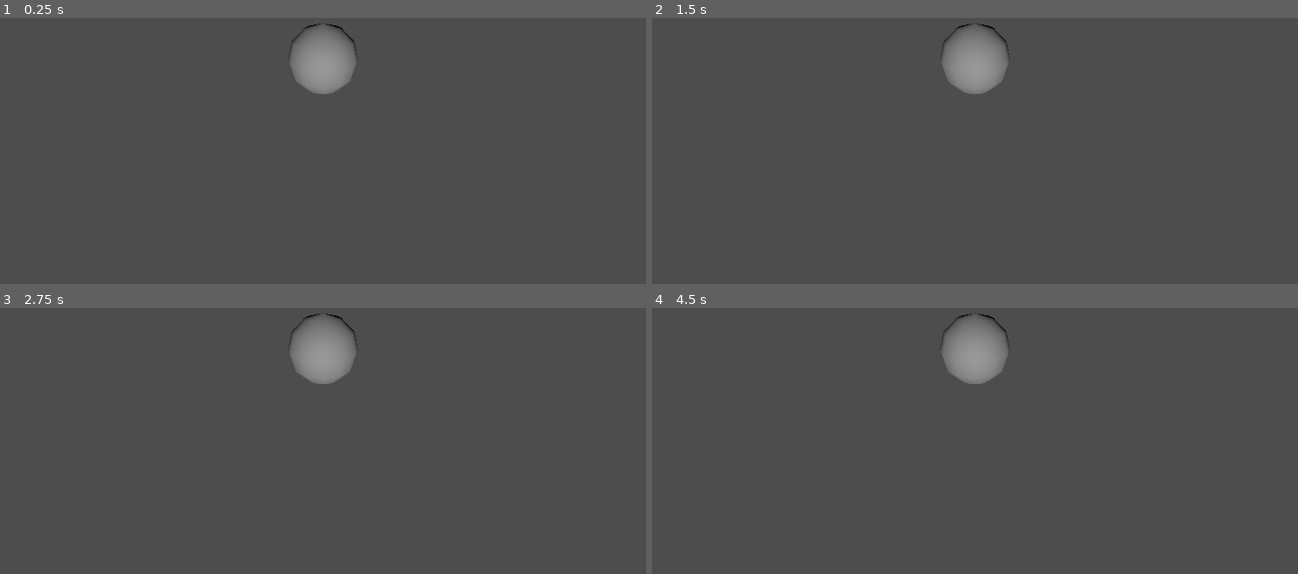
Above: before the commit, frames 1-4 (two rows, left to right).
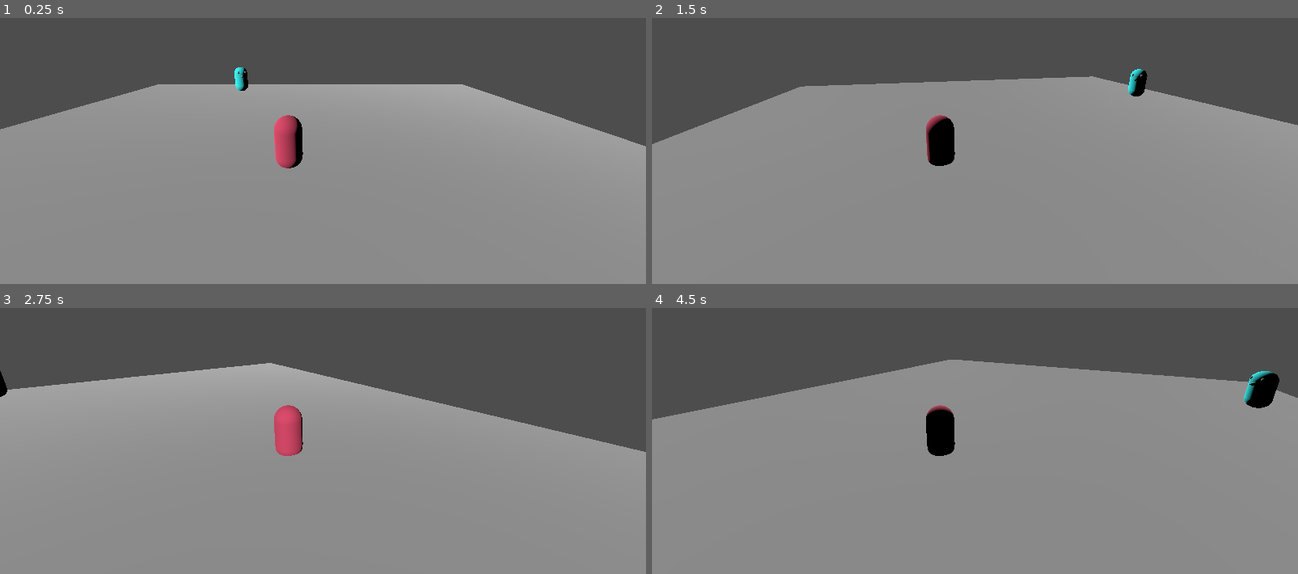
Above: after the commit, the same moments.

Repository: liana-p/narrat-engine
Game: Godot game, scene res://main.tscn
The game is run twice, just before and just after one commit, with the same random seed, the same clock (stepped at 60 frames per second) and the same inputs.
Inputs (mouse positions are in pixels of both pictures, inside the frame that each line leads up to):
- Up to frame 1 (0.25 s): no input
- Up to frame 2 (1.5 s): move the mouse to (1117, 84) at 0.52 s; hold D (right, bound only after the commit) 0.53-1.28 s; move the mouse to (845, 121) at 1.27 s; hold S (back, bound only after the commit) from 1.28 s (still down)
- Up to frame 3 (2.75 s): move the mouse to (387, 313) at 2.02 s; release S (back, bound only after the commit) at 2.03 s; hold D (right, bound only after the commit) from 2.03 s (still down)
- Up to frame 4 (4.5 s): move the mouse to (942, 464) at 2.77 s; release D (right, bound only after the commit) at 2.78 s; hold W (forward, bound only after the commit) 2.78-3.53 s; move the mouse to (1168, 446) at 3.52 s; hold A (left, bound only after the commit) from 3.53 s (still down); move the mouse to (781, 337) at 4.27 s

The runs differ from the first frame. In frame 1, 71% of the frame differs, in the area x 0-100%, y 1-100%; in frame 2, 72%; in frame 3, 69%; in frame 4, 74%.

Commit message:
feat: the plugin is mostly working!

Diff:
--- /dev/null
+++ b/packages/narrat/examples/games/godot/godot-game/Character.gd
@@ -0,0 +1,104 @@
+extends CharacterBody3D
+const NarratBridge = preload("res://Narrat/NarratBridge.gd")
+@export var root: Node3D
+@export var cubePrefab: Resource
+@export var spherePrefab: Resource
+@export var narrat_plugin: Node
+
+var bridge: NarratBridge
+
+var gravity = ProjectSettings.get_setting("physics/3d/default_gravity")
+var speed = 4.0  # movement speed
+var jump_speed = 6.0  # determines jump height
+var mouse_sensitivity = 0.006  # turning speed
+
+
+func _ready():
+	bridge = narrat_plugin.get_node("NarratBridge");
+
+func get_input():
+	var input = Input.get_vector("left", "right", "forward", "back")
+	var movement_dir = transform.basis * Vector3(input.x, 0, input.y)
+	velocity.x = movement_dir.x * speed
+	velocity.z = movement_dir.z * speed
+
+func _physics_process(delta):
+	velocity.y += -gravity * delta
+	get_input()
+	move_and_slide()
+
+func _unhandled_input(event):
+	if event is InputEventMouseMotion:
+		rotate_y(-event.relative.x * mouse_sensitivity)
+
+
+func _on_area_3d_area_shape_entered(area_rid, area, area_shape_index, local_shape_index):
+	print("Area entered?")
+	pass # Replace with function body.
+
+
+func _on_area_3d_body_entered(body):
+	if (body == self):
+		print("Hello")
+		if (bridge.godot):
+			print("We have a bridge")
+			bridge.godot.run('talk_character')
+			get_tree().paused = true
+
+
+func _on_godot_plugin_narrat_message(message):
+	print("Message from narrat!")
+	if (message.type == "run_end"):
+		get_tree().paused = false
+		print("A label ended")
+		var label = message.payload.label
+		var result = message.payload.result
+		print("Label " + label + " Result " + result)
+		if (label == 'talk_character'):
+			if (result == 'a'):
+				spawn_sphere()
+			elif (result == 'b'):
+				spawn_cube()
+			after_message()
+		if (label == 'after_talk'):
+			if (result == 'c'):
+				big_spawn()
+				after_big_spawn()
+		if (label == 'last_thing'):
+			if (result == 'e'):
+				mega_spawn()
+
+func after_message():
+	await get_tree().create_timer(3.0).timeout
+	bridge.godot.run('after_talk')
+
+func after_big_spawn():
+	await get_tree().create_timer(3.0).timeout
+	bridge.godot.run('last_thing')
+
+func spawn_sphere():
+	var sphere: Node3D = spherePrefab.instantiate()
+	sphere.translate(Vector3(0, 10, 0));
+	root.add_child.call_deferred(sphere)
+
+func spawn_cube():
+	for n in range(0, 50):
+		var cube: Node3D = cubePrefab.instantiate()
+		var x = randf() * 20 - 10
+		var z = randf() * 20 - 10
+		var y = randf() * 5 + 5
+		cube.translate(Vector3(x, y, z));
+		cube.rotate(Vector3(randf() * 300, randf() * 300, randf() * 300), randf() * 300);
+		root.add_child.call_deferred(cube);
+
+func big_spawn():
+	for n in range(0, 10):
+		var choice = randi() % 2;
+		if (choice == 0):
+			spawn_cube()
+		else:
+			spawn_sphere()
+
+func mega_spawn():
+	for n in range(0, 10):
+		big_spawn()
--- /dev/null
+++ b/packages/narrat/examples/games/godot/godot-game/Narrat/GodotPlugin.gd
@@ -0,0 +1,41 @@
+extends Node
+const NarratBridge = preload("res://Narrat/NarratBridge.gd")
+
+signal narrat_message(message: NarratMessage)
+signal narrat_ready()
+
+@export var bridgeNode: Node
+
+var bridge: NarratBridge
+# Called when the node enters the scene tree for the first time.
+func _ready():
+	bridge = bridgeNode
+	pass # Replace with function body.
+
+
+# Called every frame. 'delta' is the elapsed time since the previous frame.
+func _process(delta):
+	pass
+
+func process_narrat_message(rawMessage: String):
+	var json = JSON.new()
+	var error = json.parse(rawMessage);
+	if error == OK:
+		var message: NarratMessage = json.data
+		narrat_message.emit(message)
+	else:
+		print("JSON Parse Error in Narrat message: ", json.get_error_message(), " in ", rawMessage, " at line ", json.get_error_line())
+
+
+func _on_narrat_bridge_bridge_ready():
+	narrat_ready.emit()
+	pass # Replace with function body.
+
+
+func _on_narrat_bridge_narrat_message(message):
+	if (message.type == 'pause'):
+		get_tree().paused = true
+	if (message.type == 'resume'):
+		get_tree().paused = false
+	narrat_message.emit(message)
+	pass # Replace with function body.
--- /dev/null
+++ b/packages/narrat/examples/games/godot/godot-game/Narrat/Narrat.gd
@@ -0,0 +1,26 @@
+class_name Narrat
+
+
+func call_narrat(function: String, args: Array[String]):
+	return call_js('window.narrat.', function, args)
+
+func call_godot_narrat(function: String, args: Array[String]):
+	return call_js('window.godot.', function, args)
+
+func call_js(base_path: String, function: String, args: Array[String]):
+	var eval_string = base_path
+	eval_string += function
+	var args_string = args.reduce(args_reducer);
+	eval_string += args_string + ")";
+	print("Eval string" + eval_string);
+	if OS.has_feature('web'):
+		# var result = JavascriptBridge.eval(eval_string);
+		return true;
+	else:
+		return false;
+
+func args_reducer(accum: String, current: String):
+	return accum + ", " + current;
+
+func run_label(label: String, args: Array[String]):
+	return call_narrat('run', args)
--- /dev/null
+++ b/packages/narrat/examples/games/godot/godot-game/Narrat/NarratBridge.gd
@@ -0,0 +1,36 @@
+extends Node
+
+var narrat: Object
+var godot: Object
+var window: Object
+
+signal narrat_message(message: NarratMessage)
+signal bridge_ready()
+
+var _narrat_callback_ref = JavaScriptBridge.create_callback(_narrat_callback)
+var _narrat_ready_ref = JavaScriptBridge.create_callback(_narrat_ready)
+
+func _ready():
+	print("Trying to find window")
+	window = JavaScriptBridge.get_interface("window")
+	if (window):
+		print("window found, setting up callbacks")
+		window.narratReadyCallback = _narrat_ready_ref
+		window.godotReadyCallback();
+
+func _narrat_ready(args: Array):
+	print("narrat ready")
+	get_bridge()
+	bridge_ready.emit()
+	print("bridge ready")
+
+func _narrat_callback(args: Array):
+	print("narrat message received")
+	var message = args[0]
+	narrat_message.emit(message);
+
+func get_bridge():
+	narrat = JavaScriptBridge.get_interface("narrat");
+	godot = JavaScriptBridge.get_interface("godot");
+	print("setting up narrat godot callback")
+	window.godotCallback = _narrat_callback_ref
--- /dev/null
+++ b/packages/narrat/examples/games/godot/godot-game/Narrat/NarratMessage.gd
@@ -0,0 +1,4 @@
+class_name NarratMessage
+
+var type: String
+var payload: Object
--- /dev/null
+++ b/packages/narrat/examples/games/godot/godot-game/Narrat/narrat_bridge.tscn
@@ -0,0 +1,6 @@
+[gd_scene load_steps=2 format=3 uid="uid://c36fqkl50juhp"]
+
+[ext_resource type="Script" path="res://Narrat/NarratBridge.gd" id="1_383im"]
+
+[node name="NarratBridge" type="Node"]
+script = ExtResource("1_383im")
--- /dev/null
+++ b/packages/narrat/examples/games/godot/godot-game/game/BigSphere.tscn
@@ -0,0 +1,17 @@
+[gd_scene load_steps=3 format=3 uid="uid://c0n3ea08rcv5x"]
+
+[sub_resource type="SphereMesh" id="SphereMesh_pi67p"]
+radius = 10.0
+height = 20.0
+
+[sub_resource type="SphereShape3D" id="SphereShape3D_iv4rk"]
+radius = 10.0
+
+[node name="Big Sphere" type="RigidBody3D"]
+transform = Transform3D(1, 0, 0, 0, 1, 0, 0, 0, 1, 0, 15.295, 0)
+
+[node name="MeshInstance3D" type="MeshInstance3D" parent="."]
+mesh = SubResource("SphereMesh_pi67p")
+
+[node name="CollisionShape3D" type="CollisionShape3D" parent="."]
+shape = SubResource("SphereShape3D_iv4rk")
--- /dev/null
+++ b/packages/narrat/examples/games/godot/godot-game/game/Cube.tscn
@@ -0,0 +1,14 @@
+[gd_scene load_steps=3 format=3 uid="uid://b8sw31usja3e2"]
+
+[sub_resource type="BoxMesh" id="BoxMesh_005gr"]
+
+[sub_resource type="BoxShape3D" id="BoxShape3D_eeswa"]
+
+[node name="Cube" type="RigidBody3D"]
+transform = Transform3D(1, 0, 0, 0, 1, 0, 0, 0, 1, 0, 12.0436, 0)
+
+[node name="MeshInstance3D" type="MeshInstance3D" parent="."]
+mesh = SubResource("BoxMesh_005gr")
+
+[node name="CollisionShape3D" type="CollisionShape3D" parent="."]
+shape = SubResource("BoxShape3D_eeswa")
--- /dev/null
+++ b/packages/narrat/examples/games/godot/godot-game/game/character.tscn
@@ -0,0 +1,22 @@
+[gd_scene load_steps=4 format=3 uid="uid://3gn0i2w75ryu"]
+
+[ext_resource type="Script" path="res://Character.gd" id="1_7pj3y"]
+[ext_resource type="PackedScene" uid="uid://bmc1si851opsk" path="res://game/character_model.tscn" id="2_t2bwe"]
+
+[sub_resource type="CapsuleShape3D" id="CapsuleShape3D_bqb2p"]
+
+[node name="Character" type="CharacterBody3D"]
+transform = Transform3D(1, 0, 0, 0, 1, 0, 0, 0, 1, 0, 1.14374, 0)
+script = ExtResource("1_7pj3y")
+
+[node name="Character Collision" type="CollisionShape3D" parent="."]
+shape = SubResource("CapsuleShape3D_bqb2p")
+
+[node name="SpringArm3D" type="SpringArm3D" parent="."]
+transform = Transform3D(1, 0, 0, 0, 0.964036, 0.265775, 0, -0.265775, 0.964036, 1.24124, 1, -1.78703)
+spring_length = 10.0
+
+[node name="Camera3D" type="Camera3D" parent="SpringArm3D"]
+
+[node name="Character Model" parent="." instance=ExtResource("2_t2bwe")]
+transform = Transform3D(1, 0.000386093, -0.00019567, -0.000385985, 1, 0.000479279, 0.000195882, -0.000479193, 1, 0, 0, 0)
--- /dev/null
+++ b/packages/narrat/examples/games/godot/godot-game/game/character_model.tscn
@@ -0,0 +1,37 @@
+[gd_scene load_steps=5 format=3 uid="uid://bmc1si851opsk"]
+
+[sub_resource type="StandardMaterial3D" id="StandardMaterial3D_qsm2o"]
+albedo_color = Color(0.854902, 0.27451, 0.403922, 1)
+
+[sub_resource type="CapsuleMesh" id="CapsuleMesh_s5tcr"]
+material = SubResource("StandardMaterial3D_qsm2o")
+
+[sub_resource type="CylinderMesh" id="CylinderMesh_3y0vl"]
+top_radius = 0.2
+bottom_radius = 0.001
+height = 0.5
+
+[sub_resource type="SphereMesh" id="SphereMesh_c3lhn"]
+radius = 0.1
+height = 0.2
+
+[node name="Character Model" type="Node3D"]
+
+[node name="Capsule" type="MeshInstance3D" parent="."]
+mesh = SubResource("CapsuleMesh_s5tcr")
+skeleton = NodePath("../..")
+
+[node name="Nose" type="MeshInstance3D" parent="."]
+transform = Transform3D(-0.999384, 0.0351089, 1.53466e-09, 0, -4.37114e-08, 1, 0.0351089, 0.999384, 4.36844e-08, 0, 0.305162, -0.479906)
+mesh = SubResource("CylinderMesh_3y0vl")
+skeleton = NodePath("../..")
+
+[node name="Eye 1" type="MeshInstance3D" parent="."]
+transform = Transform3D(1, 0, 0, 0, 1, 0, 0, 0, 1, 0.227132, 0.603737, -0.374092)
+mesh = SubResource("SphereMesh_c3lhn")
+skeleton = NodePath("../..")
+
+[node name="Eye 2" type="MeshInstance3D" parent="."]
+transform = Transform3D(1, 0, 0, 0, 1, 0, 0, 0, 1, -0.292269, 0.598946, -0.3829)
+mesh = SubResource("SphereMesh_c3lhn")
+skeleton = NodePath("../..")
--- /dev/null
+++ b/packages/narrat/examples/games/godot/godot-game/main.gd
@@ -0,0 +1,12 @@
+extends Node3D
+
+
+# Called when the node enters the scene tree for the first time.
+func _ready():
+	randomize()
+	pass # Replace with function body.
+
+
+# Called every frame. 'delta' is the elapsed time since the previous frame.
+func _process(delta):
+	pass
--- a/packages/narrat/examples/games/godot/godot-game/main.tscn
+++ b/packages/narrat/examples/games/godot/godot-game/main.tscn
@@ -1,11 +1,92 @@
-[gd_scene format=3 uid="uid://dpbvvwxvh0668"]
+[gd_scene load_steps=15 format=3 uid="uid://dpbvvwxvh0668"]
+
+[ext_resource type="Script" path="res://Narrat/GodotPlugin.gd" id="1_nsh1s"]
+[ext_resource type="Script" path="res://main.gd" id="1_wdu0d"]
+[ext_resource type="PackedScene" uid="uid://c36fqkl50juhp" path="res://Narrat/narrat_bridge.tscn" id="2_mtb5q"]
+[ext_resource type="PackedScene" uid="uid://3gn0i2w75ryu" path="res://game/character.tscn" id="3_f86yt"]
+[ext_resource type="PackedScene" uid="uid://bmc1si851opsk" path="res://game/character_model.tscn" id="4_ef8do"]
+[ext_resource type="PackedScene" uid="uid://b8sw31usja3e2" path="res://game/Cube.tscn" id="5_v5o6d"]
+[ext_resource type="PackedScene" uid="uid://c0n3ea08rcv5x" path="res://game/BigSphere.tscn" id="6_eti8p"]
+
+[sub_resource type="BoxShape3D" id="BoxShape3D_1nmaw"]
+size = Vector3(20, 2, 20)
+
+[sub_resource type="StandardMaterial3D" id="StandardMaterial3D_nxt86"]
+albedo_color = Color(0.717647, 0.717647, 0.717647, 1)
+
+[sub_resource type="PlaneMesh" id="PlaneMesh_vcwox"]
+material = SubResource("StandardMaterial3D_nxt86")
+size = Vector2(30, 30)
+
+[sub_resource type="StandardMaterial3D" id="StandardMaterial3D_8wh3w"]
+albedo_color = Color(0.207843, 1, 1, 1)
+
+[sub_resource type="CapsuleMesh" id="CapsuleMesh_opqe7"]
+material = SubResource("StandardMaterial3D_8wh3w")
+
+[sub_resource type="CapsuleShape3D" id="CapsuleShape3D_bqb2p"]
+
+[sub_resource type="SphereShape3D" id="SphereShape3D_5de3y"]
+radius = 3.961
 
 [node name="Node3D" type="Node3D"]
-
-[node name="CSGSphere3D" type="CSGSphere3D" parent="."]
+script = ExtResource("1_wdu0d")
 
 [node name="DirectionalLight3D" type="DirectionalLight3D" parent="."]
+transform = Transform3D(0.00247666, -0.737045, -0.675839, 0.734242, -0.457478, 0.501599, -0.678883, -0.497472, 0.540037, 8.42564, 6.06563, 0)
 
-[node name="Camera3D" type="Camera3D" parent="."]
-transform = Transform3D(1, 0, 0, 0, 0.874755, 0.484565, 0, -0.484565, 0.874755, 0, 1.09545, 3.24586)
-current = true
+[node name="GodotPlugin" type="Node" parent="." node_paths=PackedStringArray("bridgeNode")]
+script = ExtResource("1_nsh1s")
+bridgeNode = NodePath("NarratBridge")
+
+[node name="NarratBridge" parent="GodotPlugin" instance=ExtResource("2_mtb5q")]
+
+[node name="Character" parent="." node_paths=PackedStringArray("root", "narrat_plugin") instance=ExtResource("3_f86yt")]
+transform = Transform3D(1, 0, 0, 0, 1, 0, 0, 0, 1, 0.0157394, 1.14374, 0.0951118)
+root = NodePath("..")
+cubePrefab = ExtResource("5_v5o6d")
+spherePrefab = ExtResource("6_eti8p")
+narrat_plugin = NodePath("../GodotPlugin")
+
+[node name="StaticBody3D" type="StaticBody3D" parent="."]
+
+[node name="CollisionShape3D" type="CollisionShape3D" parent="StaticBody3D"]
+transform = Transform3D(1, 0, 0, 0, 1, 0, 0, 0, 1, 0, -1.31693, 0)
+shape = SubResource("BoxShape3D_1nmaw")
+
+[node name="Floor" type="MeshInstance3D" parent="StaticBody3D"]
+mesh = SubResource("PlaneMesh_vcwox")
+skeleton = NodePath("../..")
+
+[node name="CharacterBody3D" type="CharacterBody3D" parent="."]
+transform = Transform3D(-0.873416, 0, -0.486976, 0, 1, 0, 0.486976, 0, -0.873416, -5.49514, 1.1386, -11.4285)
+
+[node name="Character Model" parent="CharacterBody3D" instance=ExtResource("4_ef8do")]
+
+[node name="Capsule" parent="CharacterBody3D/Character Model" index="0"]
+mesh = SubResource("CapsuleMesh_opqe7")
+skeleton = NodePath("../../..")
+
+[node name="Nose" parent="CharacterBody3D/Character Model" index="1"]
+skeleton = NodePath("../../..")
+
+[node name="Eye 1" parent="CharacterBody3D/Character Model" index="2"]
+skeleton = NodePath("../../..")
+
+[node name="Eye 2" parent="CharacterBody3D/Character Model" index="3"]
+skeleton = NodePath("../../..")
+
+[node name="Character Collision" type="CollisionShape3D" parent="CharacterBody3D"]
+shape = SubResource("CapsuleShape3D_bqb2p")
+
+[node name="Area3D" type="Area3D" parent="CharacterBody3D"]
+
+[node name="CollisionShape3D" type="CollisionShape3D" parent="CharacterBody3D/Area3D"]
+shape = SubResource("SphereShape3D_5de3y")
+
+[connection signal="narrat_message" from="GodotPlugin" to="Character" method="_on_godot_plugin_narrat_message"]
+[connection signal="bridge_ready" from="GodotPlugin/NarratBridge" to="GodotPlugin" method="_on_narrat_bridge_bridge_ready"]
+[connection signal="narrat_message" from="GodotPlugin/NarratBridge" to="GodotPlugin" method="_on_narrat_bridge_narrat_message"]
+[connection signal="body_entered" from="CharacterBody3D/Area3D" to="Character" method="_on_area_3d_body_entered"]
+
+[editable path="CharacterBody3D/Character Model"]
--- a/packages/narrat/examples/games/godot/godot-game/project.godot
+++ b/packages/narrat/examples/games/godot/godot-game/project.godot
@@ -15,6 +15,29 @@
 config/features=PackedStringArray("4.1", "GL Compatibility")
 config/icon="res://icon.svg"
 
+[input]
+
+forward={
+"deadzone": 0.5,
+"events": [Object(InputEventKey,"resource_local_to_scene":false,"resource_name":"","device":-1,"window_id":0,"alt_pressed":false,"shift_pressed":false,"ctrl_pressed":false,"meta_pressed":false,"pressed":false,"keycode":0,"physical_keycode":87,"key_label":0,"unicode":119,"echo":false,"script":null)
+]
+}
+back={
+"deadzone": 0.5,
+"events": [Object(InputEventKey,"resource_local_to_scene":false,"resource_name":"","device":-1,"window_id":0,"alt_pressed":false,"shift_pressed":false,"ctrl_pressed":false,"meta_pressed":false,"pressed":false,"keycode":0,"physical_keycode":83,"key_label":0,"unicode":115,"echo":false,"script":null)
+]
+}
+left={
+"deadzone": 0.5,
+"events": [Object(InputEventKey,"resource_local_to_scene":false,"resource_name":"","device":-1,"window_id":0,"alt_pressed":false,"shift_pressed":false,"ctrl_pressed":false,"meta_pressed":false,"pressed":false,"keycode":0,"physical_keycode":65,"key_label":0,"unicode":97,"echo":false,"script":null)
+]
+}
+right={
+"deadzone": 0.5,
+"events": [Object(InputEventKey,"resource_local_to_scene":false,"resource_name":"","device":-1,"window_id":0,"alt_pressed":false,"shift_pressed":false,"ctrl_pressed":false,"meta_pressed":false,"pressed":false,"keycode":0,"physical_keycode":68,"key_label":0,"unicode":100,"echo":false,"script":null)
+]
+}
+
 [rendering]
 
 renderer/rendering_method="gl_compatibility"
Not shown, changed: packages/narrat/examples/games/godot/godot-game/export_presets.cfg
Not shown, added: packages/narrat/examples/assets/img/characters/blue_thing.png
Not shown, added: packages/narrat/examples/assets/img/characters/red_player.png
Not shown, changed: packages/narrat/examples/games/godot/data/characters.yaml
Not shown, changed: packages/narrat/examples/games/godot/data/config.yaml
Not shown, changed: packages/narrat/src/examples/godot/scripts/game.narrat
Not shown, changed: packages/narrat/src/inputs/Inputs.ts
Not shown, changed: packages/narrat/src/plugins/godot-plugin.ts
